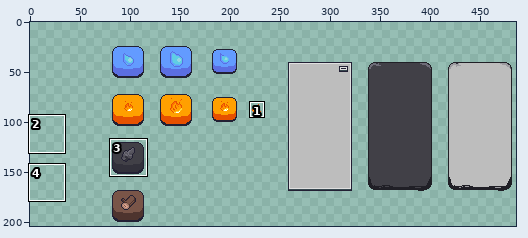
Edited in one commit: pixel-art file (app/src/main/assets/sidebar/blueprints.aseprite). The picture above shows the old version from afar; the outline marks the close-up.
Close-up. First the earlier version:
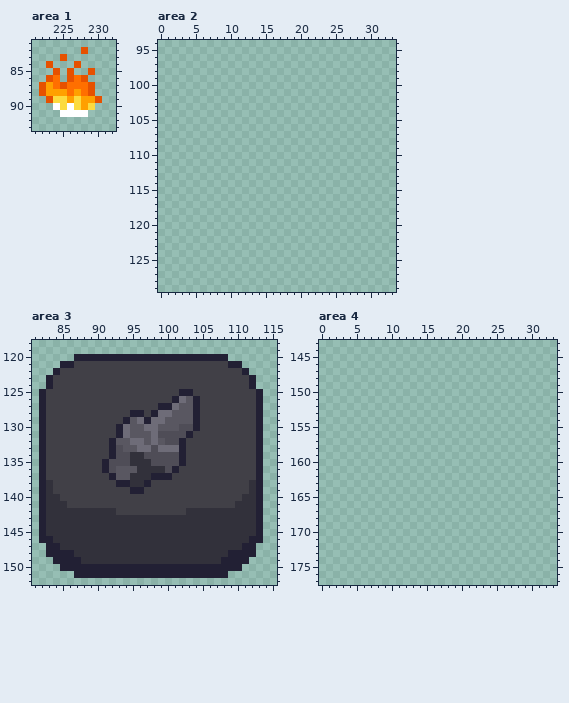
503x275 pixels, 1 frame. Colours within 5 levels of each other are drawn and written as one. Shown: area 1: x 221..232, y 81..93; area 2: x 0..33, y 94..129; area 3: x 81..115, y 118..152; area 4: x 0..33, y 143..177. The old version is drawn lined up with the new one. The wide view leaves out empty margins. The commit also changed other parts of the picture, which this record leaves out.
New version:
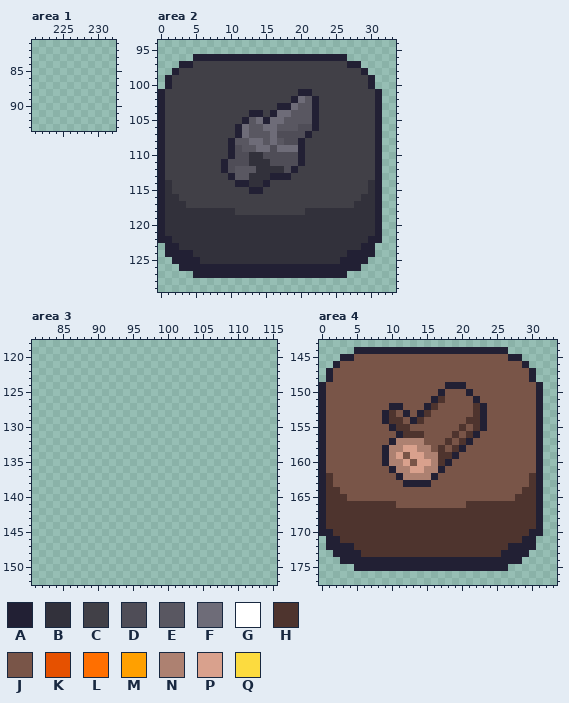
Palette (. is transparent): A #222034  B #32313b  C #414047  D #4f4d57  E #595761  F #6e6c78  G #ffffff  H #4e342e  J #795548  K #e65100  L #ff6f00  M #ffa000  N #ad8171  P #d9a18d  Q #fcdb3f
The exact change:
whole drawing moved by +82,+24 (the old picture is shown already moved)
Changed rows in their new state; - is an unchanged pixel.
Area 1:
first column x 222:
82 ------.--
83 ---.-----
84 -.---.---
85 --.-.--.-
86 -..-...--
87 ........-
88 ........-
89 -........
90 --......-
91 ---....--
Area 2:
first column x 0:
 96 -----AAAAAAAAAAAAAAAAAAAAAA-----
 97 ---AACCCCCCCCCCCCCCCCCCCCCCAA---
 98 --ACCCCCCCCCCCCCCCCCCCCCCCCCCA--
 99 -ACCCCCCCCCCCCCCCCCCCCCCCCCCCCA-
100 -ACCCCCCCCCCCCCCCCCCCCCCCCCCCCA-
101 ACCCCCCCCCCCCCCCCCCCAACCCCCCCCCA
102 ACCCCCCCCCCCCCCCCCCAFEACCCCCCCCA
103 ACCCCCCCCCCCCCCCCAAFEEACCCCCCCCA
104 ACCCCCCCCCCCCAACAFFEEEACCCCCCCCA
105 ACCCCCCCCCCCAEFAFFEEEEACCCCCCCCA
106 ACCCCCCCCCCAFEEFFEEEDDACCCCCCCCA
107 ACCCCCCCCCCAFEEEFDDDDACCCCCCCCCA
108 ACCCCCCCCCAEEFFEFEDDACCCCCCCCCCA
109 ACCCCCCCCCADEEFFDFFFACCCCCCCCCCA
110 ACCCCCCCCCADDBBDDDDDACCCCCCCCCCA
111 ACCCCCCCCADDDBBBDDDDACCCCCCCCCCA
112 ACCCCCCCCADEEEBBBBDACCCCCCCCCCCA
113 ACCCCCCCCCAEEBBBAAACCCCCCCCCCCCA
114 ABCCCCCCCCCAABBACCCCCCCCCCCCCCBA
115 ABCCCCCCCCCCCAACCCCCCCCCCCCCCCBA
116 ABBCCCCCCCCCCCCCCCCCCCCCCCCCCBBA
117 ABBBCCCCCCCCCCCCCCCCCCCCCCCCBBBA
118 ABBBBBBBBBBCCCCCCCCCCBBBBBBBBBBA
119 ABBBBBBBBBBBBBBBBBBBBBBBBBBBBBBA
120 ABBBBBBBBBBBBBBBBBBBBBBBBBBBBBBA
121 ABBBBBBBBBBBBBBBBBBBBBBBBBBBBBBA
122 AABBBBBBBBBBBBBBBBBBBBBBBBBBBBAA
123 -AABBBBBBBBBBBBBBBBBBBBBBBBBBAA-
124 -AAAABBBBBBBBBBBBBBBBBBBBBBAAAA-
125 --AAAABBBBBBBBBBBBBBBBBBBBAAAA--
126 ---AAAAAAAAAAAAAAAAAAAAAAAAAA---
127 -----AAAAAAAAAAAAAAAAAAAAAA-----
Area 3:
first column x 82:
120 -----......................-----
121 ---..........................---
122 --............................--
123 -..............................-
124 -..............................-
125 ................................
126 ................................
127 ................................
128 ................................
129 ................................
130 ................................
131 ................................
132 ................................
133 ................................
134 ................................
135 ................................
136 ................................
137 ................................
138 ................................
139 ................................
140 ................................
141 ................................
142 ................................
143 ................................
144 ................................
145 ................................
146 ................................
147 -..............................-
148 -..............................-
149 --............................--
150 ---..........................---
151 -----......................-----
Area 4:
first column x 0:
144 -----AAAAAAAAAAAAAAAAAAAAAA-----
145 ---AAJJJJJJJJJJJJJJJJJJJJJJAA---
146 --AJJJJJJJJJJJJJJJJJJJJJJJJJJA--
147 -AJJJJJJJJJJJJJJJJJJJJJJJJJJJJA-
148 -AJJJJJJJJJJJJJJJJJJJJJJJJJJJJA-
149 AJJJJJJJJJJJJJJJJJAAAJJJJJJJJJJA
150 AJJJJJJJJJJJJJJJJAJJJAJJJJJJJJJA
151 AJJJJJJJJJJJJJJJAHJJJJAJJJJJJJJA
152 AJJJJJJJJJAAJJJAHJJJJJHAJJJJJJJA
153 AJJJJJJJJAHJAJAHJJJJJJHAJJJJJJJA
154 AJJJJJJJJAHHJAHJJJJJJHHAJJJJJJJA
155 AJJJJJJJJJAHHJJJJJJJHJHAJJJJJJJA
156 AJJJJJJJJJJAHHHJJJJHJHAJJJJJJJJA
157 AJJJJJJJJJANNNNJJJHJHAJJJJJJJJJA
158 AJJJJJJJJANNPPNNJHJHAJJJJJJJJJJA
159 AJJJJJJJJANPJPPNNHHAJJJJJJJJJJJA
160 AJJJJJJJJANNPJPPNHAJJJJJJJJJJJJA
161 AJJJJJJJJJANNPPNNAJJJJJJJJJJJJJA
162 AHJJJJJJJJJANNNNAJJJJJJJJJJJJJHA
163 AHJJJJJJJJJJAAAAJJJJJJJJJJJJJJHA
164 AHHJJJJJJJJJJJJJJJJJJJJJJJJJJHHA
165 AHHHJJJJJJJJJJJJJJJJJJJJJJJJHHHA
166 AHHHHHHHHHHJJJJJJJJJJHHHHHHHHHHA
167 AHHHHHHHHHHHHHHHHHHHHHHHHHHHHHHA
168 AHHHHHHHHHHHHHHHHHHHHHHHHHHHHHHA
169 AHHHHHHHHHHHHHHHHHHHHHHHHHHHHHHA
170 AAHHHHHHHHHHHHHHHHHHHHHHHHHHHHAA
171 -AAHHHHHHHHHHHHHHHHHHHHHHHHHHAA-
172 -AAAAHHHHHHHHHHHHHHHHHHHHHHAAAA-
173 --AAAAHHHHHHHHHHHHHHHHHHHHAAAA--
174 ---AAAAAAAAAAAAAAAAAAAAAAAAAA---
175 -----AAAAAAAAAAAAAAAAAAAAAA-----
Changed places in both close-ups, as pixel boxes (x1, y1, x2, y2):
erased: (39, 47, 102, 117)
added: (158, 54, 382, 278)
erased: (39, 354, 263, 578)
added: (319, 347, 543, 571)
